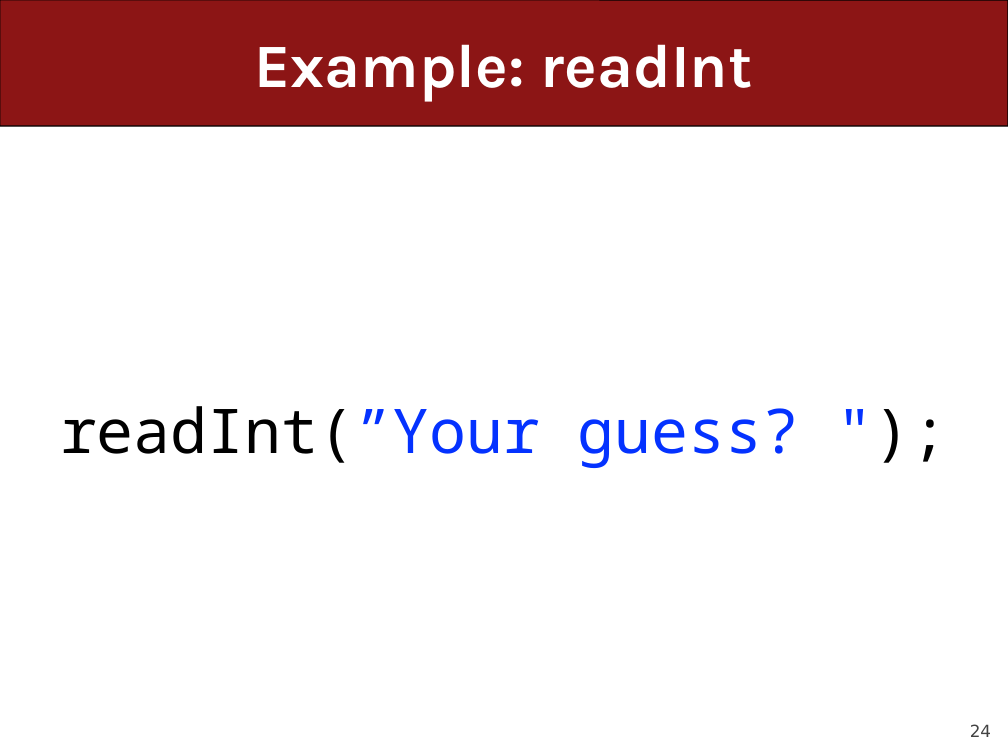
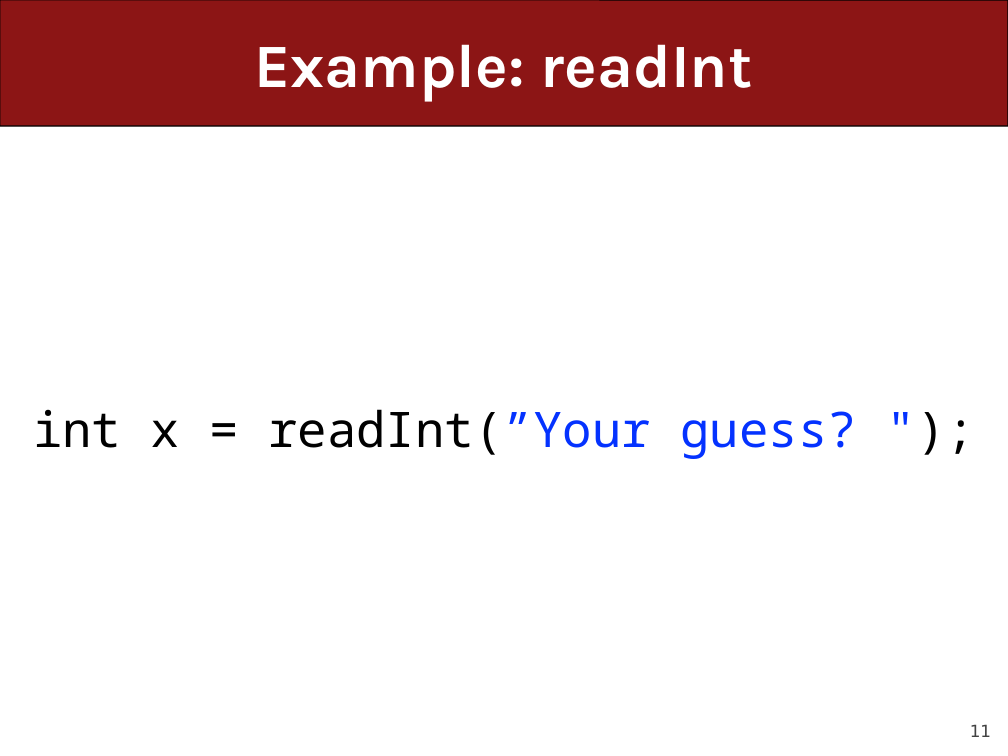
Before and after one commit to ckincaid17/cs106a-summer-2018, a slide deck: slide 11 of WWW/lectures/Lecture8/Lecture8.pptx (slide 24 before the commit). Drawn at 1008x756 pixels with LibreOffice and Linux fonts; fonts in the diff are those of the drawing. Boxes give left, top, right and bottom in pixels: in the first picture for what was removed or moved away, otherwise in the second. Text is boxed around its words. In the diff, an @@ line names an element or a change of style, - is before the commit and + after.

```diff
--- a/WWW/lectures/Lecture8/Lecture8.pptx
+++ b/WWW/lectures/Lecture8/Lecture8.pptx
@@ text at (x1=33, y1=409, x2=856, y2=459): text changed; size 44 to 35 pt; text colour #0432FF to #000000 @@
-readInt(”Your guess? ");
+int x = readInt(”Your guess? ");
@@ page number at (x1=970, y1=724, x2=991, y2=737): text changed @@
-24
+11
```
Also in this commit, not shown: 5 other slides changed, 17 slides added, 23 slides removed, 1 other file.
